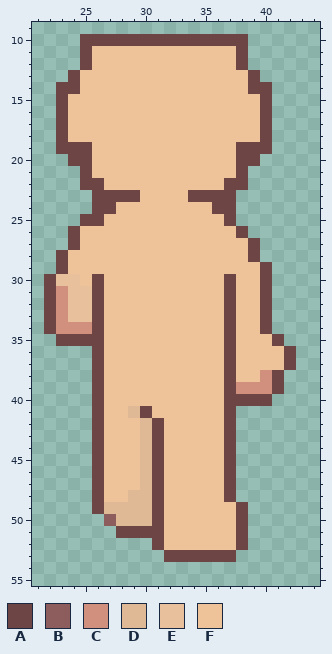
One commit to this pixel-art file: Art/PixelArt/Characters/Aseprite files/base black.aseprite. This is how it looked before the edit.
64x64 pixels, 1 frame. Shown: x 21..44, y 9..55.
Palette (. is transparent): A #6d4545  B #8d5c5c  C #d18f7d  D #dfb995  E #e8c19c  F #eec39a
After the commit:
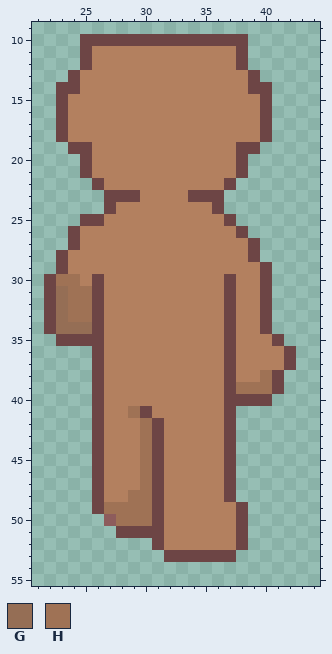
Colours new in this view: G #956e55  H #9f7255
Edits made:
{"change": "layer \"back -B1 walking invert\" now hidden"}
{"colour":"F","old":"#eec39a","new":"#b3805f"}
{"y":19,"x":23,"old":"A","new":"."}
{"y":19,"x":40,"old":"A","new":"."}
{"y":20,"x":24,"old":"A","new":"."}
{"y":20,"x":39,"old":"A","new":"."}
{"y":22,"x":25,"old":"A","new":"."}
{"y":22,"x":38,"old":"A","new":"."}
{"y":23,"x":26,"old":"A","new":"."}
{"y":23,"x":37,"old":"A","new":"."}
{"y":24,"x":26,"old":"A","new":"."}
{"y":24,"x":37,"old":"A","new":"."}
{"y":30,"x":23,"old":"EE","new":"HH"}
{"y":31,"x":23,"old":"CEE","new":"GHH"}
{"y":32,"x":23,"old":"CEE","new":"GHH"}
{"y":33,"x":23,"old":"CEE","new":"GHH"}
{"y":34,"x":23,"old":"CCC","new":"GGG"}
{"y":38,"x":40,"old":"C","new":"H"}
{"y":39,"x":38,"old":"CCC","new":"HHH"}
{"y":41,"x":29,"old":"D","new":"H"}
{"y":42,"x":30,"old":"D","new":"H"}
{"y":43,"x":30,"old":"D","new":"H"}
{"y":44,"x":30,"old":"D","new":"H"}
{"y":45,"x":30,"old":"D","new":"H"}
{"y":46,"x":30,"old":"D","new":"H"}
{"y":47,"x":30,"old":"D","new":"H"}
{"y":48,"x":29,"old":"DD","new":"HH"}
{"y":49,"x":27,"old":"DDDD","new":"HHHH"}
{"y":50,"x":28,"old":"DDD","new":"HHH"}
{"label":"changed","picture_box":[56,46,284,550]}
